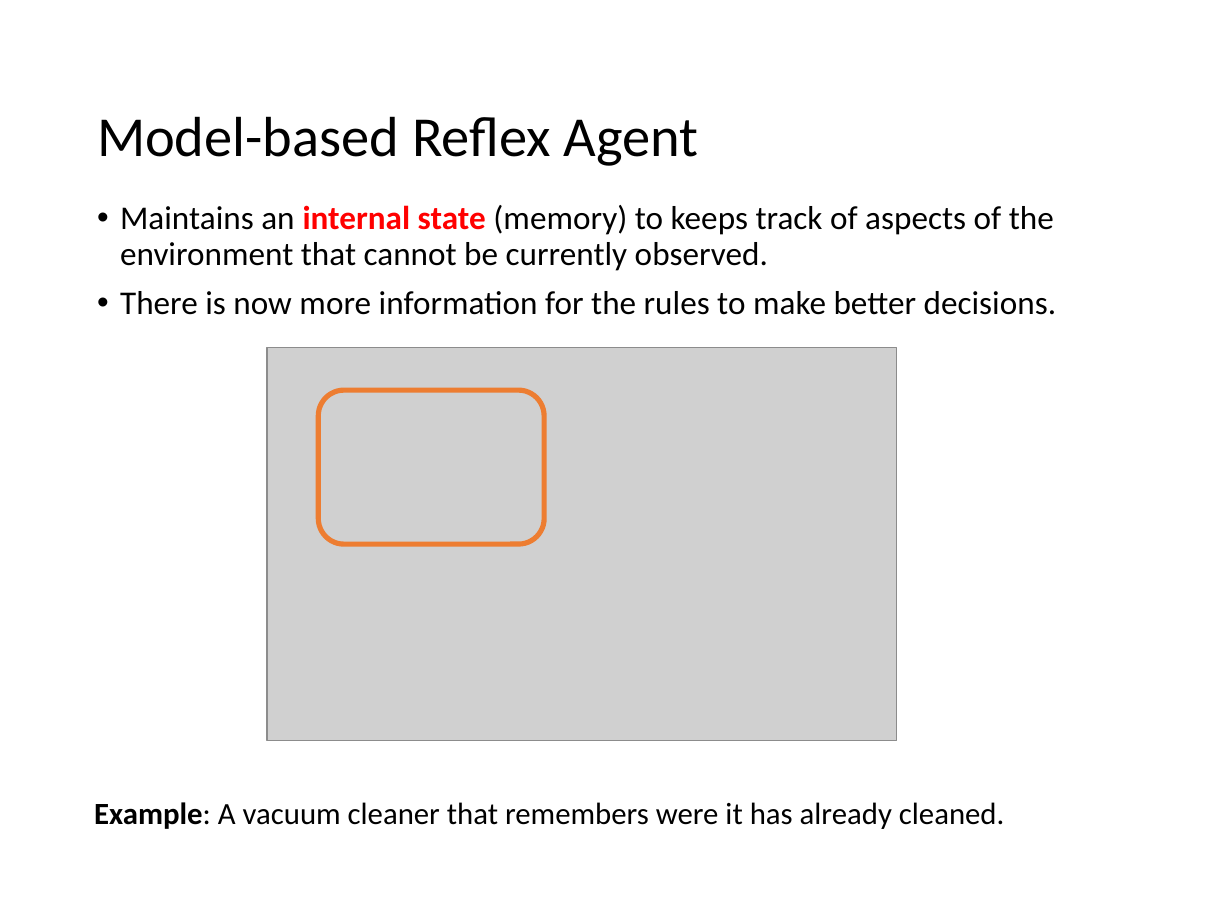
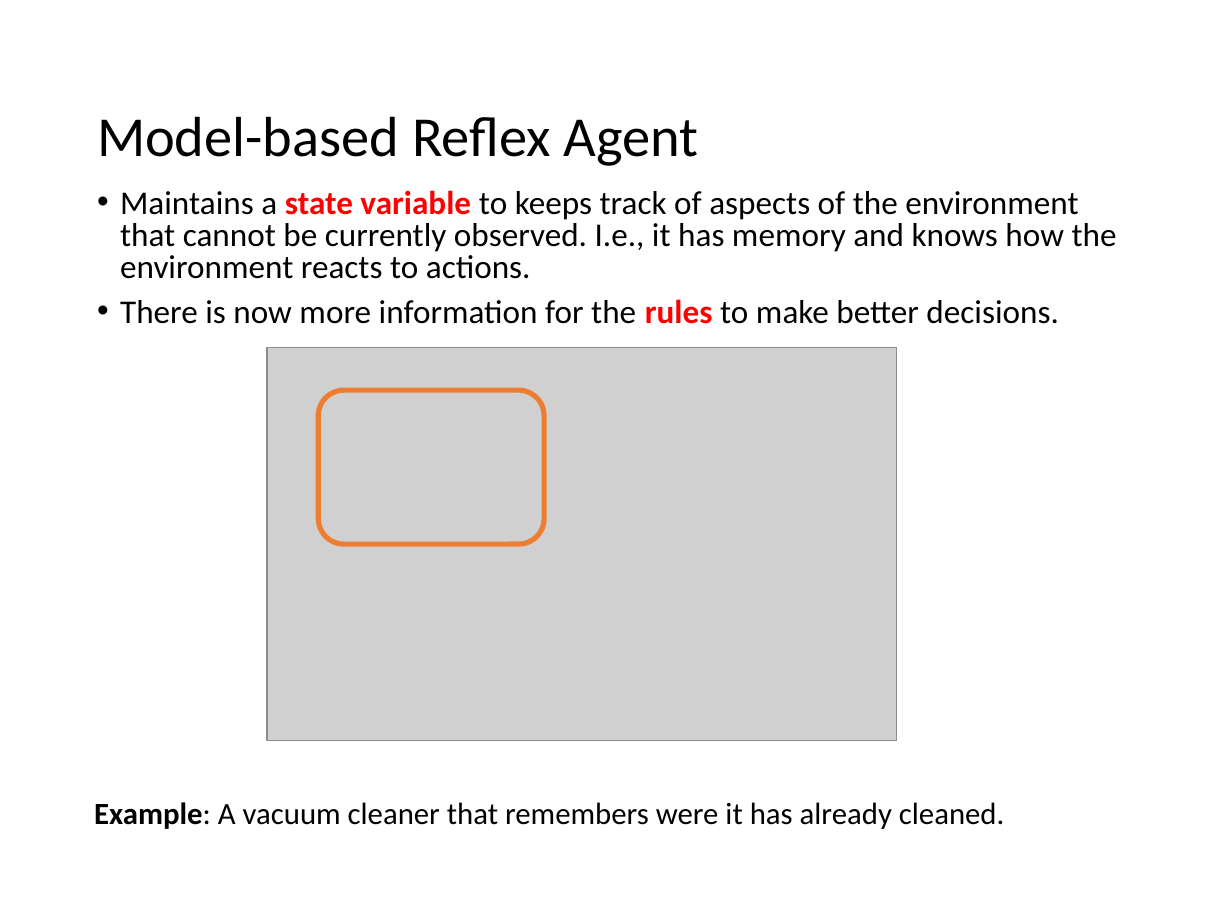
Before and after one commit to mhahsler/CS7320-AI, a slide deck: slide 22 of slides/02_agents.pptx. Drawn at 1232x924 pixels with LibreOffice and Linux fonts; fonts in the diff are those of the drawing; grey boxes stand for pictures. Boxes give left, top, right and bottom in pixels: in the first picture for what was removed or moved away, otherwise in the second. Text is boxed around its words. In the diff, an @@ line names an element or a change of style, - is before the commit and + after.

```diff
--- a/slides/02_agents.pptx
+++ b/slides/02_agents.pptx
@@ text "Maintains a state variable to ...": place and size @@
-text "Maintains a state variable to ..." at (120, 205, 1056, 315)
+text "Maintains a state variable to ..." at (120, 190, 1117, 324)
@@ text at (120, 190, 1117, 279): text changed @@
-• Maintains an internal state (memory) to keeps track of aspects of the environment that cannot be currently observed.
+• Maintains a state variable to keeps track of aspects of the environment that cannot be currently observed. I.e., it has memory and knows how the environment reacts to actions.
@@ text at (120, 299, 1058, 324): text colour #000000 to #FF0000, bold on in "rules"; line spacing 0.9 to 0.8 @@
```
Also in this commit, not shown: 10 other slides changed, 1 slide added, 2 other files.
